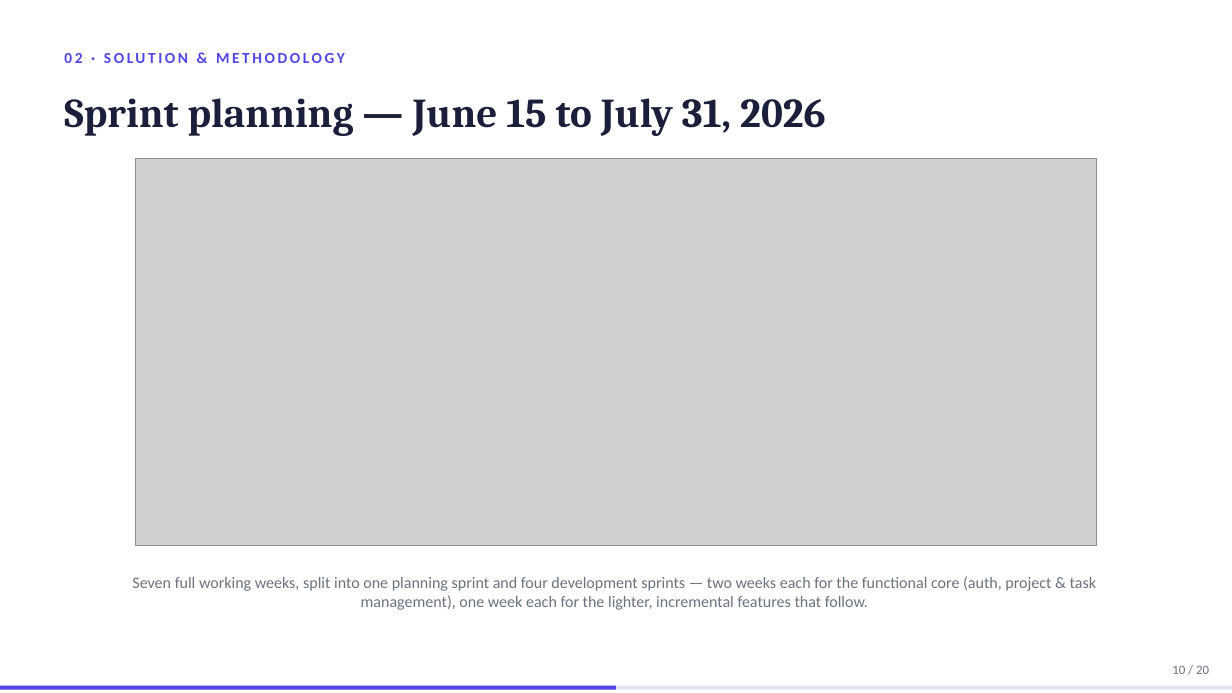
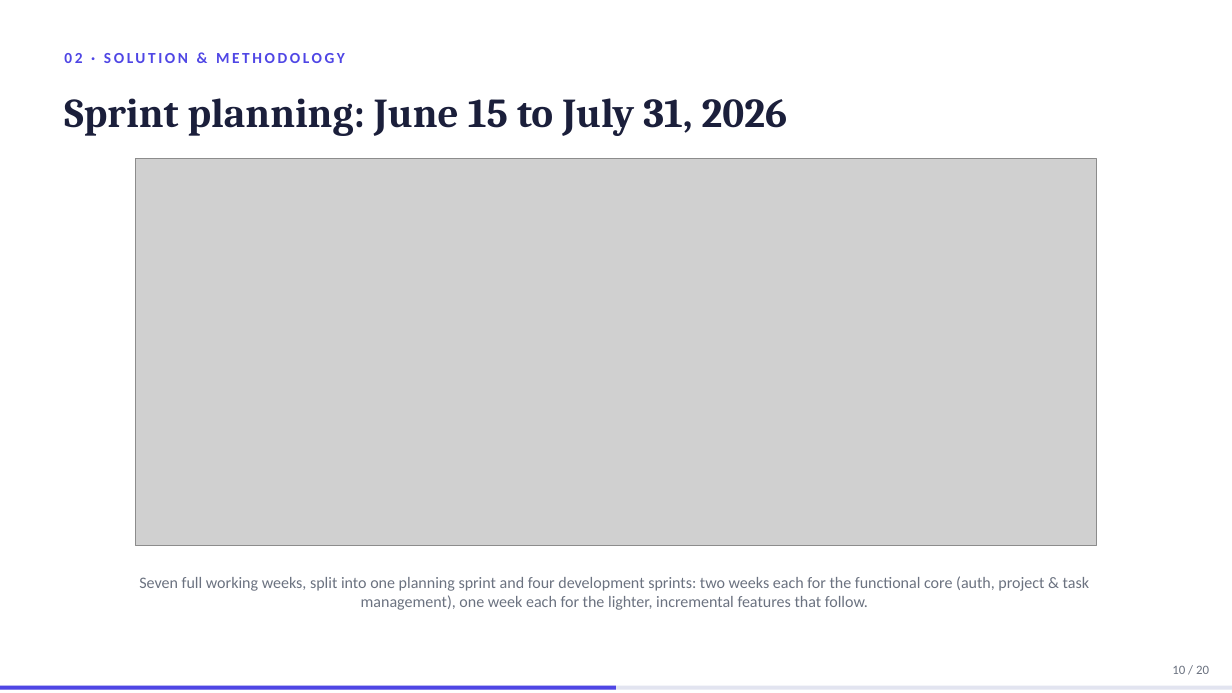
Before and after one commit to domdomxy/synkro, a slide deck: slide 10 of Synkro_PFA_Defense.pptx. Drawn at 1232x693 pixels with LibreOffice and Linux fonts; fonts in the diff are those of the drawing; grey boxes stand for pictures. Boxes give left, top, right and bottom in pixels: in the first picture for what was removed or moved away, otherwise in the second. Text is boxed around its words. In the diff, an @@ line names an element or a change of style, - is before the commit and + after.

```diff
--- a/Synkro_PFA_Defense.pptx
+++ b/Synkro_PFA_Defense.pptx
@@ text at <box>64,98,788,136</box>: text changed @@
-Sprint planning — June 15 to July 31, 2026
+Sprint planning: June 15 to July 31, 2026
@@ text at <box>139,576,1089,610</box>: text changed @@
-Seven full working weeks, split into one planning sprint and four development sprints — two weeks each for the functional core (auth, project & task management), one week each for the lighter, incremental features that follow.
+Seven full working weeks, split into one planning sprint and four development sprints: two weeks each for the functional core (auth, project & task management), one week each for the lighter, incremental features that follow.
```
Also in this commit, not shown: 11 other slides changed.
